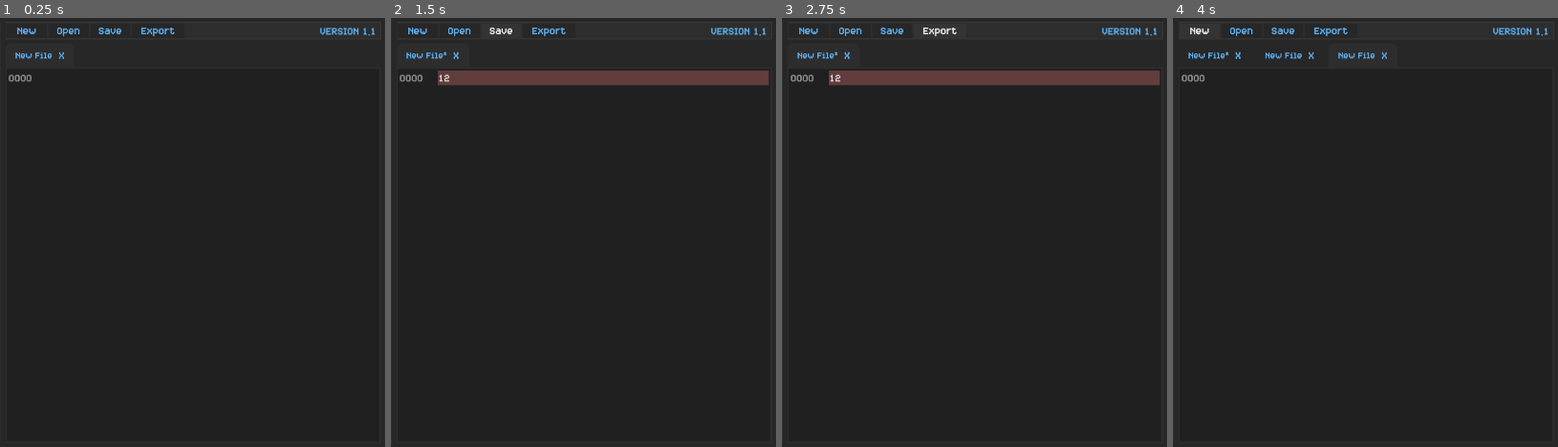
Above: before the commit, frames 1-4 (left to right).
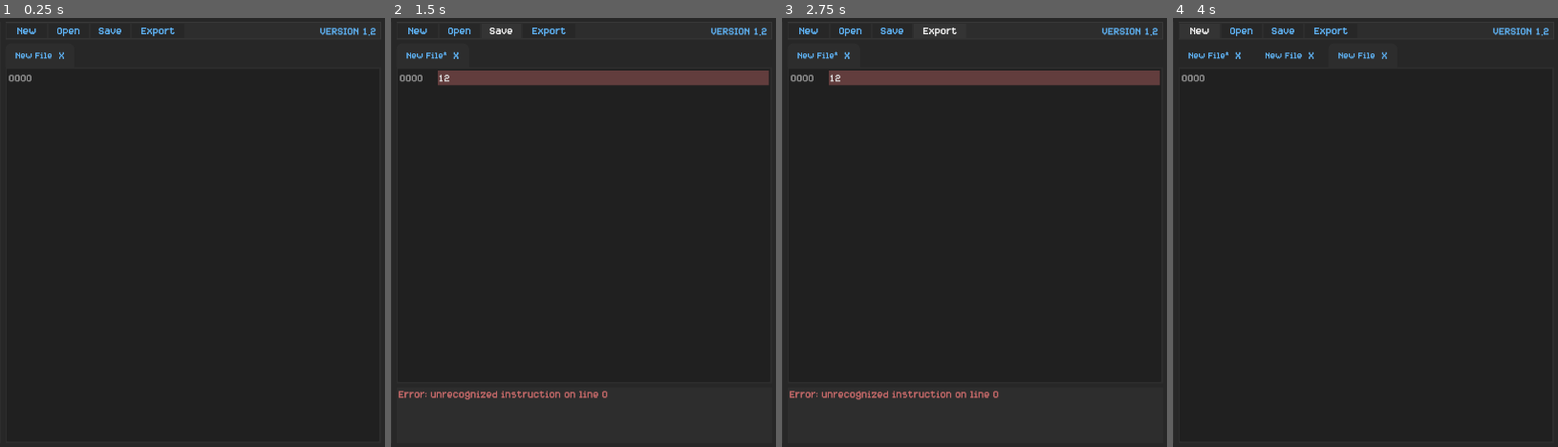
Above: after the commit, the same moments.

Repository: E1thanz/Incel-3-Emulator
Game: Godot game, scene res://Scenes/root.tscn
Two runs of this game, one before a commit and one after it. Both use one fixed random seed, a clock stepped at 60 frames per second and the inputs below.
Inputs (mouse positions are in pixels of both pictures, inside the frame that each line leads up to):
- Up to frame 1 (0.25 s): no input
- Up to frame 2 (1.5 s): click (583, 253) at 0.52 s; type "12" at 0.6 s; click "Save" at 1.25 s
- Up to frame 3 (2.75 s): click "Export" at 2 s
- Up to frame 4 (4 s): click "New" at 2.75 s; click "New" at 3.5 s

The runs differ from the first frame. In frame 1, less than 0.1% of the frame differs, in the area x 96-98%, y 2-5%; in frame 2, 0.6%, in the area x 1-98%, y 2-90%; in frame 3, 0.6%; in frame 4, less than 0.1%.

Commit message:
Added line indentation being kept when going down lines Added error messages appearing on the bottom of the page also did another thing but i forgot Teehee

Diff:
--- a/Scenes/root.tscn
+++ b/Scenes/root.tscn
@@ -213,7 +213,7 @@
 size_flags_horizontal = 4
 theme_override_colors/font_color = Color(0.372549, 0.701961, 0.960784, 1)
 theme_override_fonts/font = ExtResource("2_x3dv1")
-text = "VERSION 1.1"
+text = "VERSION 1.2"
 
 [node name="Edit View Rect" type="ColorRect" parent="MarginContainer/HBoxContainer/VBoxContainer"]
 unique_name_in_owner = true
@@ -425,10 +425,35 @@
 text = "No"
 metadata/_edit_use_anchors_ = true
 
+[node name="Error Bottom Tab" type="ColorRect" parent="MarginContainer/HBoxContainer/VBoxContainer"]
+unique_name_in_owner = true
+custom_minimum_size = Vector2(0, 140)
+layout_mode = 2
+color = Color(0.176471, 0.176471, 0.176471, 1)
+
+[node name="MarginContainer" type="MarginContainer" parent="MarginContainer/HBoxContainer/VBoxContainer/Error Bottom Tab"]
+layout_mode = 1
+anchors_preset = 15
+anchor_right = 1.0
+anchor_bottom = 1.0
+grow_horizontal = 2
+grow_vertical = 2
+theme_override_constants/margin_left = 5
+theme_override_constants/margin_right = 5
+
+[node name="Label" type="Label" parent="MarginContainer/HBoxContainer/VBoxContainer/Error Bottom Tab/MarginContainer"]
+custom_minimum_size = Vector2(0, 60)
+layout_mode = 2
+size_flags_vertical = 1
+theme_override_colors/font_color = Color(0.772549, 0.411765, 0.411765, 1)
+theme_override_fonts/font = ExtResource("2_x3dv1")
+autowrap_mode = 3
+
 [connection signal="pressed" from="MarginContainer/HBoxContainer/VBoxContainer/top bar/MarginContainer/ColorRect/MarginContainer/HBoxContainer/Button5" to="MarginContainer/HBoxContainer/VBoxContainer/top bar" method="create_new_file" binds= ["New File"]]
 [connection signal="pressed" from="MarginContainer/HBoxContainer/VBoxContainer/top bar/MarginContainer/ColorRect/MarginContainer/HBoxContainer/Button" to="MarginContainer/HBoxContainer/VBoxContainer/top bar" method="_open_file_press"]
 [connection signal="pressed" from="MarginContainer/HBoxContainer/VBoxContainer/top bar/MarginContainer/ColorRect/MarginContainer/HBoxContainer/Button2" to="MarginContainer/HBoxContainer/VBoxContainer/top bar" method="_save_file_press"]
 [connection signal="button_up" from="MarginContainer/HBoxContainer/VBoxContainer/top bar/MarginContainer/ColorRect/MarginContainer/HBoxContainer/Button4" to="MarginContainer/HBoxContainer/VBoxContainer/top bar" method="_compile_press"]
+[connection signal="caret_changed" from="MarginContainer/HBoxContainer/VBoxContainer/Edit View Rect/VBoxContainer/MarginContainer/Program View" to="MarginContainer/HBoxContainer/VBoxContainer/Edit View Rect/VBoxContainer/MarginContainer/Program View" method="_on_caret_changed"]
 [connection signal="text_changed" from="MarginContainer/HBoxContainer/VBoxContainer/Edit View Rect/VBoxContainer/MarginContainer/Program View" to="MarginContainer/HBoxContainer/VBoxContainer/top bar" method="_on_program_view_text_changed"]
 [connection signal="text_changed" from="MarginContainer/HBoxContainer/VBoxContainer/Edit View Rect/VBoxContainer/MarginContainer/Program View" to="MarginContainer/HBoxContainer/VBoxContainer/Edit View Rect/VBoxContainer/MarginContainer/Program View" method="_on_text_changed"]
 [connection signal="text_set" from="MarginContainer/HBoxContainer/VBoxContainer/Edit View Rect/VBoxContainer/MarginContainer/Program View" to="MarginContainer/HBoxContainer/VBoxContainer/Edit View Rect/VBoxContainer/MarginContainer/Program View" method="_on_text_changed"]
--- a/scripts/Program View.gd
+++ b/scripts/Program View.gd
@@ -9,8 +9,12 @@
 					"!=": "110", "=": "111", "<": "010", ">=": "011", ">=0": "100", "<0": "101",
 					"!ovf": "000", "!c": "010", "!z": "110", "eq": "111", "neq": "110"}
 
+const POSSIBLE_REGISTERS = ["r0", "r1", "r2", "r3", "r4", "r5", "r6", "r7"]
+const POSSIBLE_CONDITIONS = ["novf", "ovf", "nc", "c", "nmsb", "msb", "nz", "z", "!overflow", "overflow", "!carry", "carry", "!msb", "!zero", "zero",
+							"!=", "=", "<", ">=", ">=0", "<0", "!ovf", "!c", "!z", "eq", "neq"]
+
 var definitions = {}
-var labels = []
+var labels = {}
 
 func Parse_Literal(value: String, bits: int, line: int, instruction: String, param_type: String):
 	if value.begins_with("0b"):
@@ -50,7 +54,7 @@
 		return Parse_Literal(definitions[value], 3, line, instruction, "register")
 	if value in REGISTERS:
 		return ""
-	return "Error: invalid register on line %s for instruction %s, possible registers are: \n%s" % [line, instruction, REGISTERS]
+	return "Error: invalid register on line %s for instruction %s, possible registers are: \n%s" % [line, instruction, POSSIBLE_REGISTERS]
 
 func Condition(value: String, line: int, instruction: String) -> String:
 	if value in definitions:
@@ -59,7 +63,7 @@
 		return Parse_Literal(definitions[value], 3, line, instruction, "condition")
 	if value in CONDITIONS:
 		return ""
-	return "Error: invalid condition on line %s for instruction %s, possible conditions are: \n%s" % [line, instruction, CONDITIONS]
+	return "Error: invalid condition on line %s for instruction %s, possible conditions are: \n%s" % [line, instruction, POSSIBLE_CONDITIONS]
 
 func Single(value: String, line: int, instruction: String) -> String:
 	if value in definitions:
@@ -134,6 +138,13 @@
 					"pld": [[2],
 							[Callable(self, "Register"), func (value: String, line: int, instruction: String): return Immediate(value, 5, line, instruction)]]}
 
+func show_error(error_message: String):
+	if not %"Error Bottom Tab".visible:
+		%"Error Bottom Tab".visible = true
+		%"Error Bottom Tab".get_child(0).get_child(0).text = error_message
+
+func hide_error():
+	%"Error Bottom Tab".visible = false
 
 func _ready():
 	syntax_highlighter = highlighter
@@ -147,6 +158,7 @@
 	#return 1
 
 func _on_text_changed() -> void:
+	hide_error()
 	definitions.clear()
 	labels.clear()
 	var available_pages = []
@@ -170,8 +182,9 @@
 			if not prog_line.substr(1).contains(" "):
 				if prog_line in labels:
 					set_line_background_color(line, Color.hex(0xC5696966))
+					show_error("Error: duplicate label on lines %s and %s" % [line, labels[prog_line]])
 				else:
-					labels.append(prog_line)
+					labels[prog_line] = line
 			continue
 
 		if prog_line.begins_with(">"):
@@ -179,6 +192,7 @@
 				var temp_index = available_pages.find(prog_line.substr(1).to_int())
 				if temp_index == -1:
 					set_line_background_color(line, Color.hex(0xC5696966))
+					show_error("Error: duplicate page number on line %s" % line)
 				else:
 					available_pages.remove_at(temp_index)
 				continue
@@ -195,7 +209,6 @@
 
 		if split_dict[0][0] == "define":
 			if split_dict.size() != 3:
-				set_line_background_color(line, Color.hex(0xC5696966))
 				continue
 			if split_dict[2][0].begins_with("0b"):
 				if split_dict[2][0].length() > 2:
@@ -216,6 +229,8 @@
 				definitions[split_dict[1][0]] = split_dict[2][0]
 			continue
 
+	var valid_line = 0
+
 	for line in get_line_count():
 		var line_number = "%04d" % [line]
 		set_line_gutter_text(line, 0, line_number)
@@ -240,13 +255,15 @@
 		if in_page_line > 32:
 			if available_pages.size() == 0:
 				set_line_background_color(line, Color.hex(0xC5696966))
+				show_error("Error: with currently declared pages there are no more pages left to fit instruction on line %s please restructure the program" % line)
 			else:
 				available_pages.pop_at(0)
 				in_page_line = 0
 
 		if prog_line.begins_with("."):
-			if prog_line.substr(1).contains(" "):
-				set_line_background_color(line, Color.hex(0xC5696966))
+			if prog_line.substr(1).contains(" ") or prog_line.substr(1).contains("\t"):
+				set_line_background_color(line, Color.hex(0xC5696966))
+				show_error("Error: label name cannot contain spaces or tabs on line %s" % line)
 			continue
 
 		var split_str = prog_line.split(" ")
@@ -262,27 +279,34 @@
 		if split_dict[0][0] == "define":
 			if split_dict.size() != 3:
 				set_line_background_color(line, Color.hex(0xC5696966))
+				show_error("Error: definition missing parameters on line %s" % line)
 				continue
 			if split_dict[2][0].begins_with("0b"):
 				if split_dict[2][0].length() <= 2:
 					set_line_background_color(line, Color.hex(0xC5696966))
+					show_error("Error: definition with empty binary literal on line %s" % line)
 				for character in split_dict[2][0].substr(2):
 					if character not in ["0", "1"]:
 						set_line_background_color(line, Color.hex(0xC5696966))
+						show_error("Error: definition with invalid binary literal on line %s" % line)
 						break
 				#definitions.append(split_dict[1][0]) # = split_dict[2][0].bin_to_int()
 			elif split_dict[2][0].begins_with("0x"):
 				if split_dict[2][0].length() <= 2:
 					set_line_background_color(line, Color.hex(0xC5696966))
+					show_error("Error: definition with empty hex literal on line %s" % line)
 				if not split_dict[2][0].is_valid_hex_number(true):
 					set_line_background_color(line, Color.hex(0xC5696966))
+					show_error("Error: definition with invalid hex literal on line %s" % line)
 				#definitions.append(split_dict[1][0]) # = split_dict[2][0].hex_to_int()
 			elif split_dict[2][0].is_valid_int():
 				if split_dict[2][0].length() > 0 and split_dict[2][0][0] == "+":
 					set_line_background_color(line, Color.hex(0xC5696966))
+					show_error("Error: definition with invalid decimal literal on line %s" % line)
 				#definitions.append(split_dict[1][0]) # = split_dict[2][0].to_int()
 			elif split_dict[2][0] not in REGISTERS and split_dict[2][0] not in CONDITIONS:
 				set_line_background_color(line, Color.hex(0xC5696966))
+				show_error("Error: definition with invalid value on line %s" % line)
 			continue
 
 		if split_dict[0][0] in INSTRUCTIONS:
@@ -290,6 +314,10 @@
 			#set_line_gutter_text(line, 0, line_number)
 			#set_line_gutter_item_color(line, 0, Color.hex(0x919191ff))
 			in_page_line += 1
+			valid_line += 1
+			if valid_line >= 4096:
+				set_line_background_color(line, Color.hex(0xC5696966))
+				show_error("Error: program is larger than 4096 instructions, please shorten the program")
 
 			var parameter_count = split_dict.size() - 1
 			if parameter_count in INSTRUCTIONS[split_dict[0][0]][0]:
@@ -300,13 +328,34 @@
 					var func_output: String = INSTRUCTIONS[split_dict[0][0]][1 + instruction_type][parameter].call(split_str[index], line, split_str[0])
 
 					if func_output.substr(0, 5) == "Error":
-						print(split_str)
-						print(func_output)
 						set_line_background_color(line, Color.hex(0xC5696966))
+						show_error("Error: encountered an error parsing instruction on line %s: %s" % [line, func_output])
 						break
 			else:
 				set_line_background_color(line, Color.hex(0xC5696966))
+				show_error("Error: unrecognized parameter count for instruction on line %s" % line)
 				continue
 		else:
 			set_line_background_color(line, Color.hex(0xC5696966))
-			continue
+			show_error("Error: unrecognized instruction on line %s" % line)
+			continue
+
+
+var previous_caret_line = null
+
+func _on_caret_changed() -> void:
+	var current_caret_line = get_caret_line()
+	if previous_caret_line != null:
+		if current_caret_line == previous_caret_line + 1:
+			var current_line = get_line(previous_caret_line)
+			print(current_line)
+			if current_line.begins_with("\t") or current_line.begins_with(" "):
+				var line_prefix = ""
+				for character in current_line:
+					if character in [" ", "\t"]:
+						line_prefix += character
+					else:
+						break
+				set_line(current_caret_line, line_prefix)
+				set_caret_column(line_prefix.length())
+	previous_caret_line = current_caret_line
--- a/scripts/file management.gd
+++ b/scripts/file management.gd
@@ -119,7 +119,7 @@
 		var results = []
 		OS.execute("powershell.exe", PackedStringArray(["\"Add-Type -AssemblyName System.Windows.Forms;
 															$FileBrowser = New-Object System.Windows.Forms.SaveFileDialog;
-															$FileBrowser.initialDirectory = (Get-Item .).FullName + \\\"\\Files\\\";
+															$FileBrowser.initialDirectory = (Get-Item .).FullName + \\\"\\\\Files\\\\\\\";
 															$FileBrowser.filter = \\\"txt files (*.txt)|*.txt\\\";
 															[void]$FileBrowser.ShowDialog();
 															$FileBrowser.FileName\""]), results, true)
